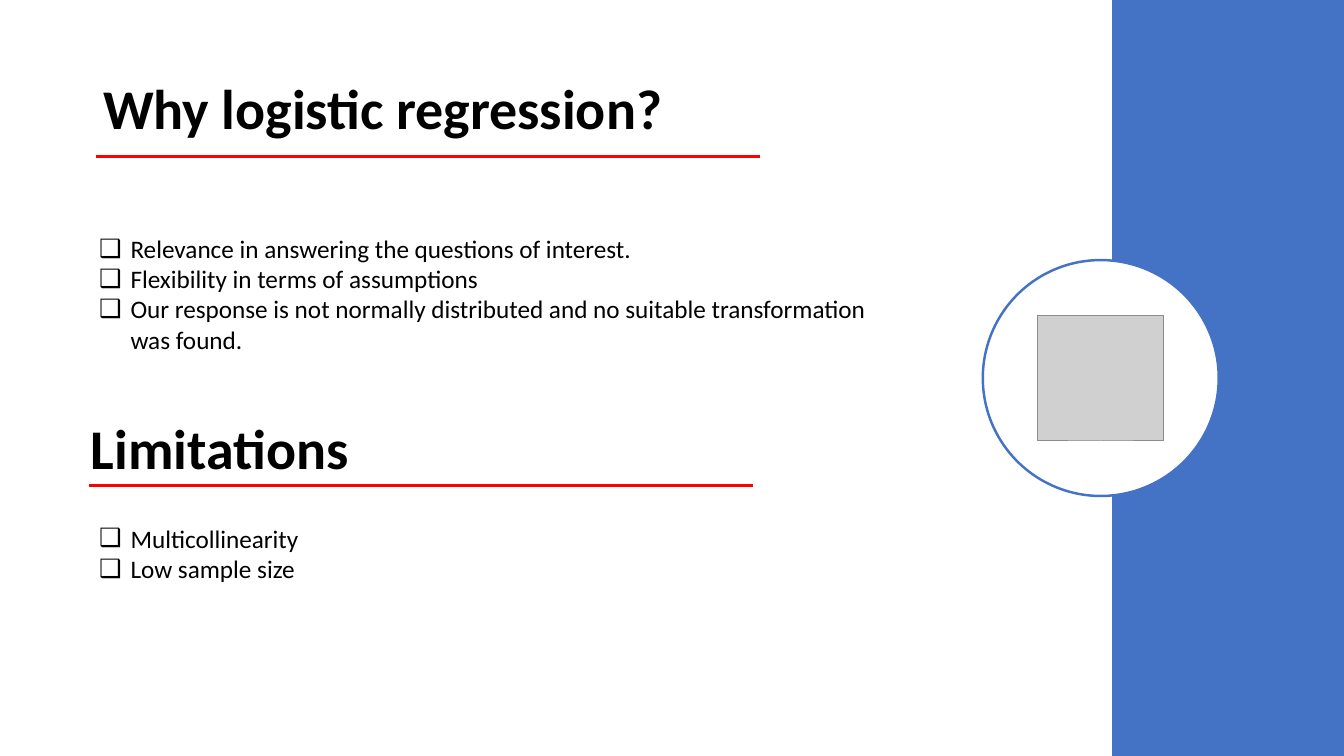
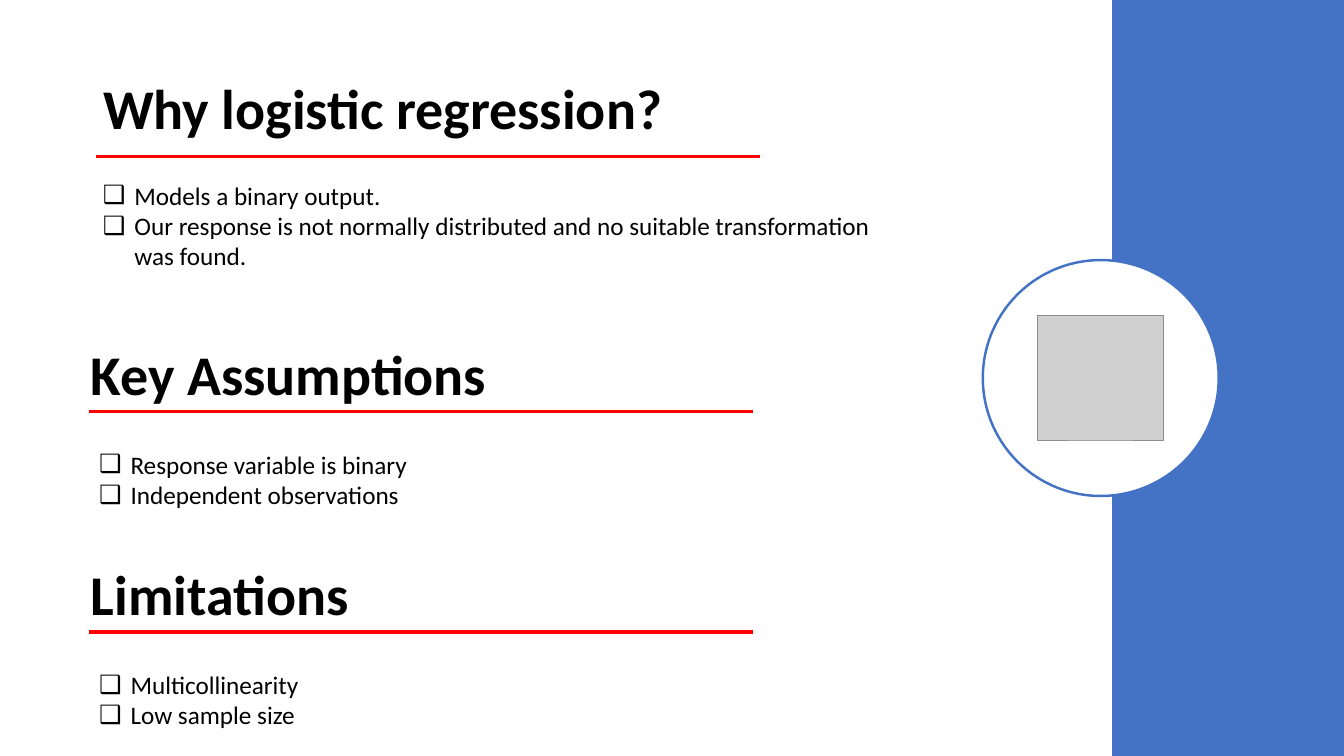
Before and after one commit to oyelekeolaoye/local_england_elections, a slide deck: slide 12 of VIVA SKETCH.pptx (slide 11 before the commit). Drawn at 1344x756 pixels with LibreOffice and Linux fonts; fonts in the diff are those of the drawing; grey boxes stand for pictures. Boxes give left, top, right and bottom in pixels: in the first picture for what was removed or moved away, otherwise in the second. Text is boxed around its words. In the diff, an @@ line names an element or a change of style, - is before the commit and + after.

Commit message:
final logistic models fitted for all parties

```diff
--- a/VIVA SKETCH.pptx
+++ b/VIVA SKETCH.pptx
@@ text "Models a binary output.": place and size @@
-text "Models a binary output." at [131,240,865,350]
+text "Models a binary output." at [134,187,868,266]
@@ text at [134,187,380,209]: text changed @@
-❑ Relevance in answering the questions of interest.
-❑ Flexibility in terms of assumptions
+❑ Models a binary output.
@@ text added at [91,355,486,404], 40 pt, text #000000, bold @@
+Key Assumptions
@@ line added from (89, 411) to (753, 411), #FF0000 2.25 pt @@
@@ text added at [131,456,407,508], 18 pt, text #000000 @@
+❑ Response variable is binary
+❑ Independent observations
@@ 2 texts, 1 line: place and size @@
-2 texts, 1 line at [89,429,753,582]
+2 texts, 1 line at [89,575,753,728]
```
Also in this commit, not shown: 5 other slides changed, 2 slides added, 1 other file.
